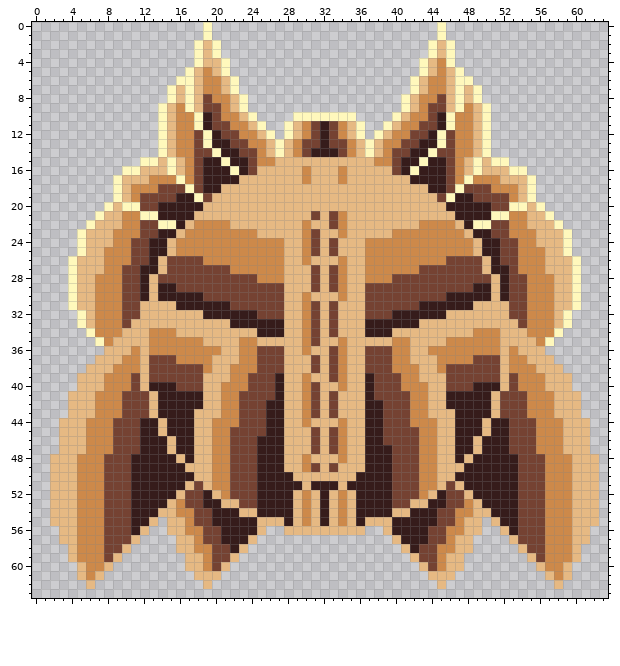
Two versions of one pixel-art sprite, public/assets/images/ship4.png. Above is the file before it was changed.
The file is 64x64 pixels.
Now the later version:
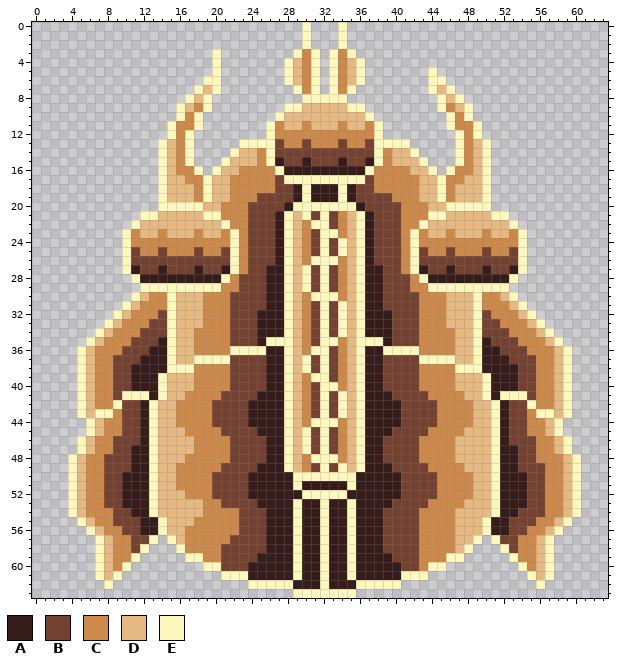
Palette (. is transparent): A #361c1b  B #754232  C #cd894a  D #e6b983  E #fff8bc
Changes in this commit:
Changed rows in their new state; - is an unchanged pixel.
first column x 2:
 0 -----------------.----------E---E----------.-----------------
 1 -----------------.----------E---E----------.-----------------
 2 ----------------...---------E---E---------...----------------
 3 ----------------..---------ECE-ECE--------...----------------
 4 ----------------..E.------EDCE-ECDE------....----------------
 5 ---------------...E.------EDCE-ECDE------.E...---------------
 6 --------------...EE..-----EDCE-ECDE-----..EE...--------------
 7 -------------...EDE..------ECE-ECE------..EDE...-------------
 8 -------------..--E....------EEEEE------....E--..-------------
 9 ------------..EDCE....----EEDDDDDEE----....ECDE..------------
10 ------------..E--......--EDDDDDDDDDE--......--E..------------
11 ------------.E---.......ECD--DDD--DCE.......---E.------------
12 ------------.E-E........-CCC-CCC-CCC-........E-E.------------
13 ---------------E.....EEEEBC--CCC--CBEEEE.....E---------------
14 ---------------E....EDD-EBBB-BBB-BBBE-DDE....E---------------
15 ----------..EDCE...-DDD-EABBABBBABBAE-DDD-...ECDE..----------
16 --------....EDC-E.EDDCCCCEAAAAAAAAAECCCCDDE.E-CDE....--------
17 -------.....EDD-CEDDCCCCCBEEEEEEEEEBCCCCCDDEC-DDE.....-------
18 -------.....EDDDCED-CCCCCBBAEAAAEABBCCCCC-DECDDDE.....-------
19 -------.....EDDDCE--CCCBBBBAEAAAEABBBBCCC--ECDDDE.....-------
20 ------......EEEEE--CCCBBBBAEEEEEEEABBBBCCC--EEEEE......------
21 -----.....--DDDD-EECCCBBBAE-E-E---EABBBCCCEE-DDDD--.....-----
22 ----.....EDDDDD-DDDECCBBBAE--EE---EABBBCCEDDD-DDDDDE.....----
23 ---.....E-DDCD-D-DD-E-BBBAE---EE--EABBB-E-DD-D-DCDD-E.....---
24 ---.....ECCCCC------E-BBBAE---E-E-EABBB-E------CCCCCE.....---
25 ---.....E-CCBC--B--BE-BBBAE---E-E-EABBB-EB--B--CBCC-E.....---
26 --......E--BB----BBBE-BBBAE--EEE--EABBB-EBBB----BB--E......--
27 --......EABBA---A--AE-BBAAE-E-E---EAABB-EA--A---ABBAE......--
28 --.......E-AAAAAAAAEC--BAAE-E-E---EAAB--CEAAAAAAAA-E.......--
29 --........EEEEEEEEECC---AAE-E-E---EAA---CCEEEEEEEEE........--
30 --.......EDCCEDDDCCC----AAE--EEE--EAA----CCCDDDECCDE.......--
31 --......EDCCCEDDDCCC----AAE---E-E-EAA----CCCDDDECCCDE......--
32 ---....EDCCCBE---CCCBBBAAAE---E-E-EAAABBBCCC---EBCCCDE....---
33 ---...EDCCCBBE---CCCBBB---E---E-E-E---BBBCCC---EBBCCCDE...---
34 ----.ED-CCBBBE--CCCCBBB---E---E-E-E---BBBCCCC--EBBBCC-DE.----
35 ----ED-CCBBBAEDD-CCCBBBAEEE---EE--EEEABBBCCC-DDEABBBCC-DE----
36 ---EDCCCBBBAAEDD---CEEEEAAE--EE---EAAEEEEC---DDEAABBBCCCDE---
37 ---EDCCBBBAAAEDDEEEEBBB-AAE-E-E---EAA-BBBEEEEDDEAAABBBCCDE---
38 ---E-CCBBAAAAEEEC-CCBBB-AAE-E-E---EAA-BBBCC-CEEEAAAABBCC-E---
39 ---E-C-BBAAAEDDDCCCCBB--A-E--EE---E-A--BBCCCCDDDEAAABB-C-E---
40 ---E-C-BBAA-EDDDCCC-BB--A-E---EE--E-A--BB-CCCDDDE-AABB-C-E---
41 --.E---BEEEAEDDCCCCBB--AA-E---E-E-E-AA--BBCCCCDDEAEEEB---E.--
42 --.E---E--AEDDCCCCBBB-AA--E---E-E-E--AA-BBBCCCCDDEA--E---E.--
43 --.E-EE---AEDDCCCCBBB-AA--E---E-E-E--AA-BBBCCCCDDEA---EE-E.--
44 -...ED-C---E-DCCCCBBB-AA--E--EEE--E--AA-BBBCCCCD-E---C-DE...-
45 -...ED-C---E-DDCCC-B---A--E-E-E---E--A---B-CCCDD-E---C-DE...-
46 -..ED------ED-DDCC-----B--E-E-E---E--------CCDD-DE------DE..-
47 -..ED----A-ED-DDCC-----B--E-E-E---E--B-----CCDD-DE-A----DE..-
48 ..ED-------EDD-CCC-----B--E--EEE--E--B-----CCD-DDE----C--DE..
49 ..ED-------EDDCCCC-B------E---E-E-E------B-CCCDDDE-------DE..
50 ..ED----A--EDDCCCCBB--A----EEEEEEE----A--BBCCCCDDE--A----DE..
51 ..ED----A--EDDCCCCBB--A----EA---AE----A--BBCCCCDDE--A----DE..
52 ..ED----A--EDD-CCCBB--A----AEEEEEA----A--BBCCCCDDE--A----DE..
53 ..ED----A--ED-DDDCCBB------EAAEAAE------BBCCCCD-DE--A----DE..
54 ..ED--C----E--DDDCCCCBBB---EAAEAAE---BBBBCCCCDD--E-------DE..
55 ...ED-C--B-AE--DCCCCCBBBAA-EAAEAAE-AABBBBCCCCD--EA-B--C-DE...
56 -...EDCC-BAAE----CCCCBBBAAAEAAEAAEAAABBBBCCC-D--EAAB-CCDE...-
57 -....EDCCBBE-E-C-CCCBBBBAAAEAAEAAEAAABBBBCCC---E-EBBCCDE....-
58 --...EDCCBE---EC--C-BBBBAAAEAAEAAEAAABBBBCC---E---EBCCDE...--
59 --...EDCCE-----EE-C-BBBAAAAEAAEAAEAAAABBBCC-EE-----ECCDE...--
60 ---..E-CE------..EEBBBAAAAAEAAEAAEAAAAABBCEE..------EC-E..---
61 ---..EDE--------...EEEAAAAAEAAEAAEAAAAAEEE...--------EDE..---
62 ----.-E----------.----EEEEEAAAEAAAEEEEE----.----------E-.----
63 ---------------------------EEEEEEE---------------------------
Boxes around the changes in both pictures, in picture pixels (x1, y1, x2, y2):
changed: (50, 22, 599, 598)
